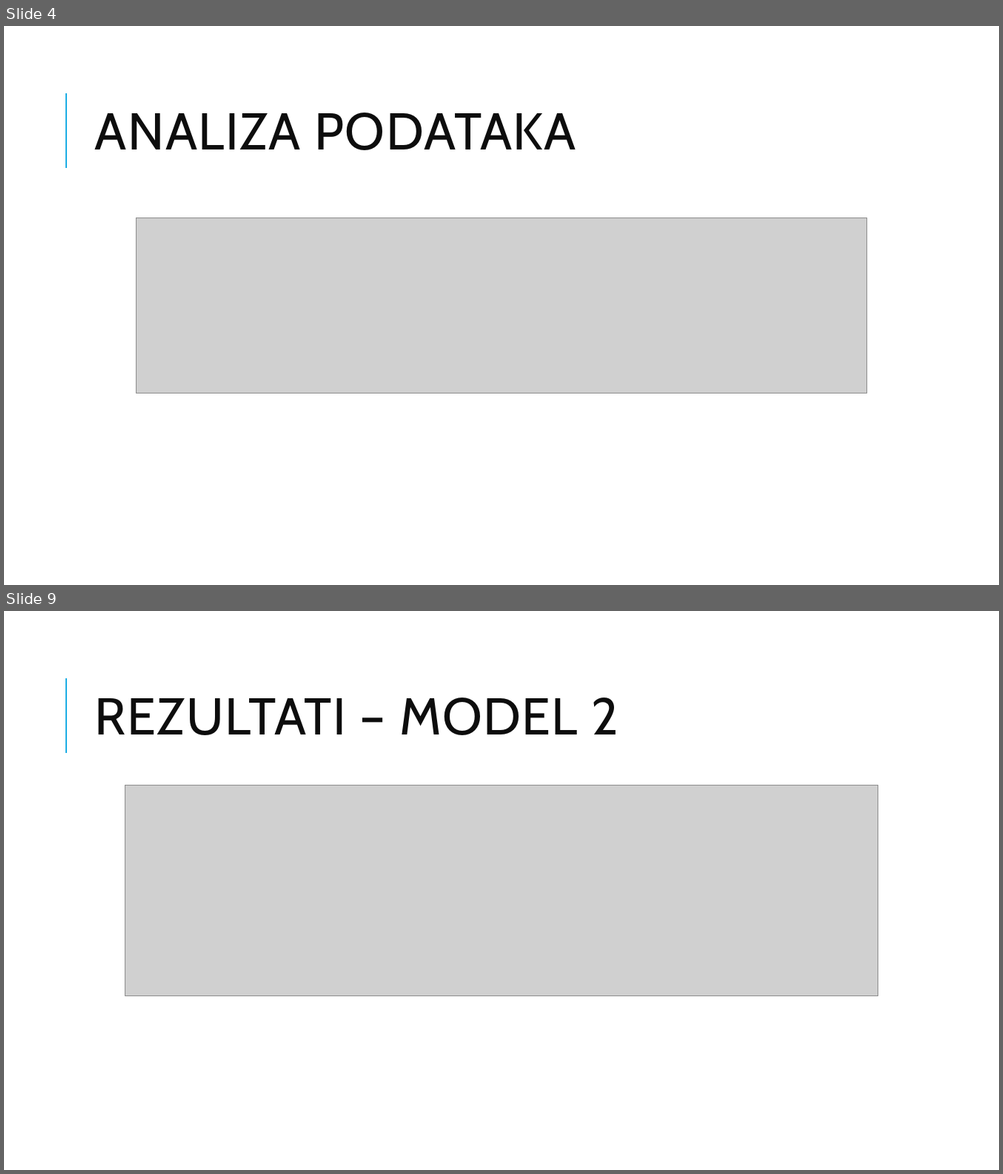
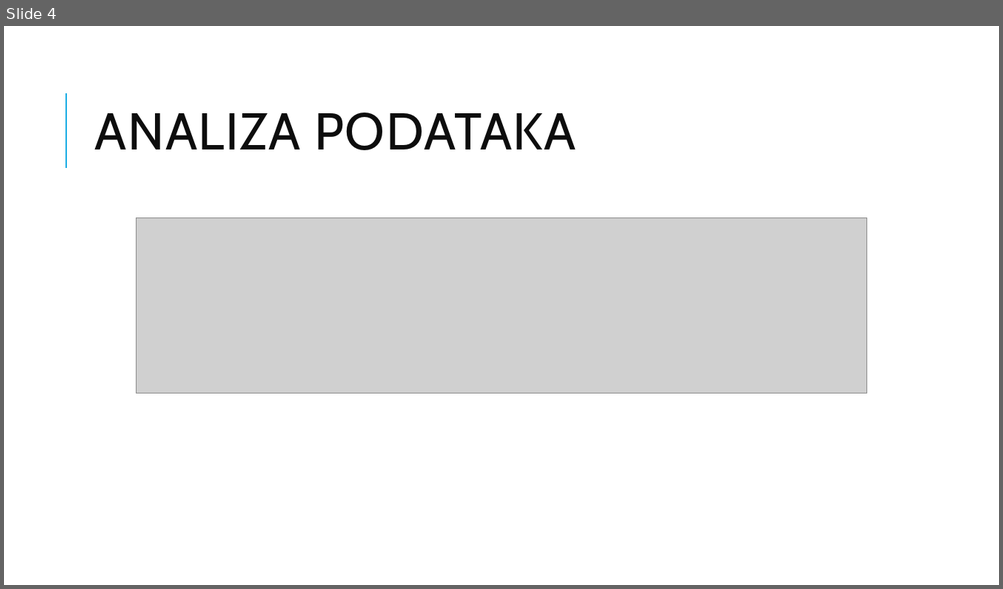
Before and after one commit to TimJeric1/RacunalniVidRad, a slide deck: Eksperimentalni_Rad_Vidas_Jeric.pptx. Shown one above the other, each under a label of ours: slides 4 and 9 before the commit, slide 4 after it; the slides between them are not shown. The pictures are 1003x1174 and 1003x589 pixels, drawn with LibreOffice and Linux fonts; fonts in the diff are those of the drawing; grey boxes stand for pictures. Boxes give left, top, right and bottom in pixels: in the first picture for what was removed or moved away, otherwise in the second. Text is boxed around its words. In the diff, an @@ line names an element or a change of style, - is before the commit and + after.

```diff
--- a/Eksperimentalni_Rad_Vidas_Jeric.pptx
+++ b/Eksperimentalni_Rad_Vidas_Jeric.pptx
@@ slide 9 removed at (4,611,999,1170), background #FFFFFF; not listed: 1 template element that a slide beside it also shows @@
@@ title removed at (95,698,618,735) @@
-REZULTATI – MODEL 2
@@ picture removed at (125,786,878,997) @@
```
Also in this commit, not shown: 5 slides changed, 1 slide added, 1 other slide removed, 5 other files.
